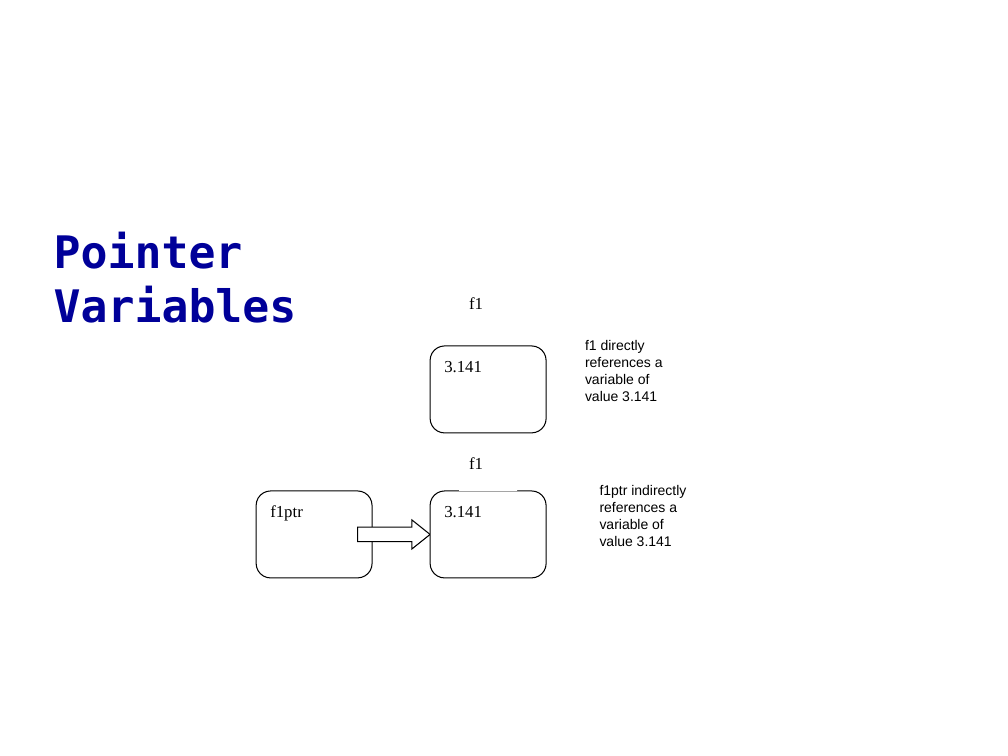
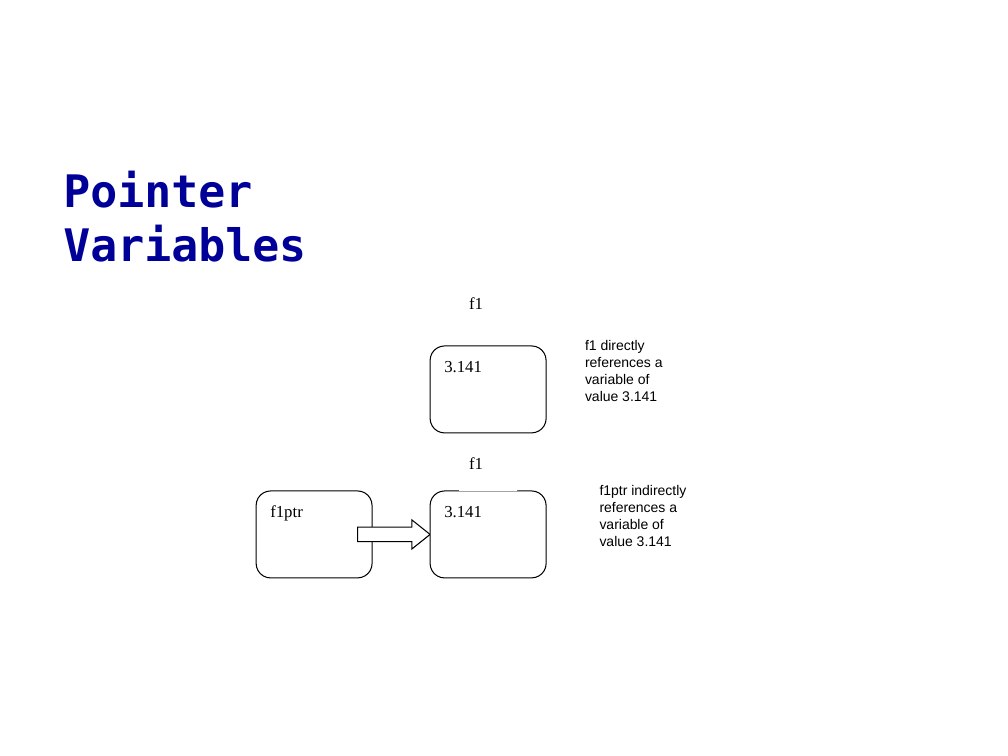
Before and after one commit to mikeg64/iome, a slide deck: slide 15 of src/examples/course/c/presentation/IntrotoC2.ppt. Drawn at 1008x756 pixels with LibreOffice and Linux fonts; fonts in the diff are those of the drawing; background and template pictures are left out. Boxes give left, top, right and bottom in pixels: in the first picture for what was removed or moved away, otherwise in the second. Text is boxed around its words. In the diff, an @@ line names an element or a change of style, - is before the commit and + after.

```diff
--- a/src/examples/course/c/presentation/IntrotoC2.ppt
+++ b/src/examples/course/c/presentation/IntrotoC2.ppt
@@ text "Pointer Variables": place and size @@
-text "Pointer Variables" at (54,232,297,323)
+text "Pointer Variables" at (63,171,306,262)
```
Also in this commit, not shown: 10 other slides changed.
